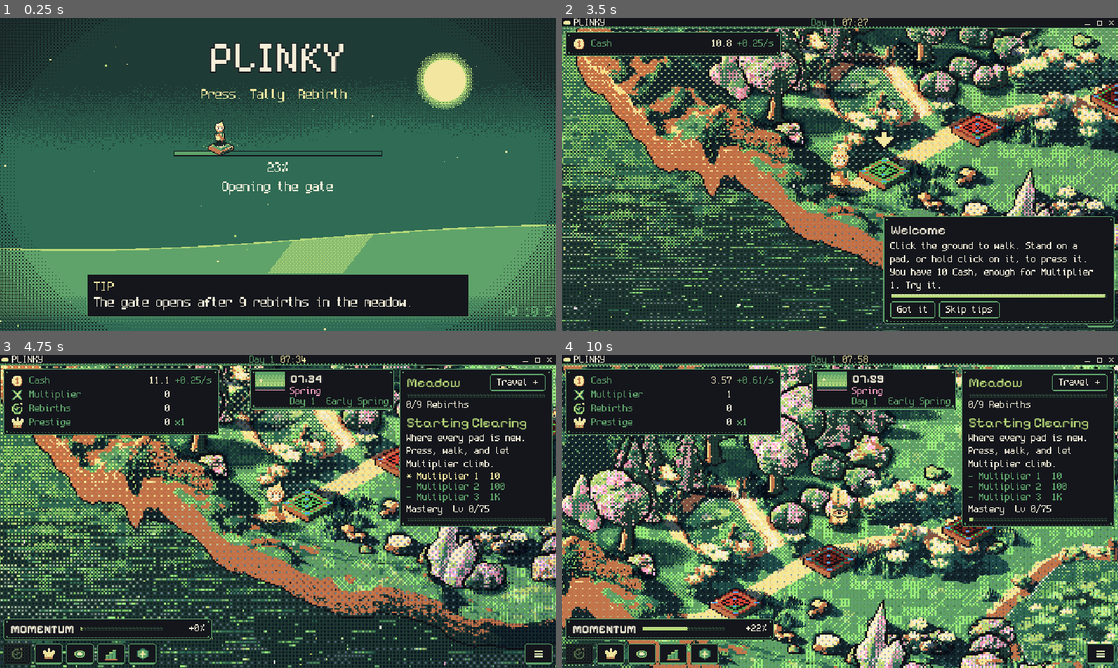
Above: before the commit, frames 1-4 (two rows, left to right).
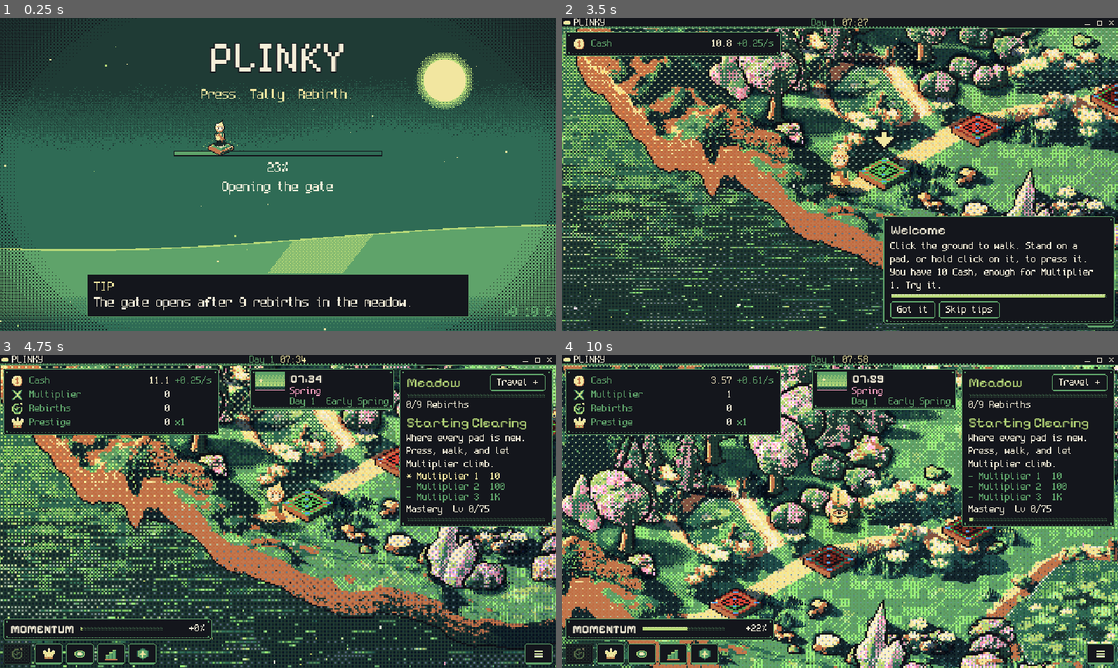
Above: after the commit, the same moments.

Repository: FreezingShock/Plinky
Game: Godot game, scene res://boot/boot.tscn
The game is run twice, just before and just after one commit, with the same random seed, the same clock (stepped at 60 frames per second) and the same inputs.
Inputs (mouse positions are in pixels of both pictures, inside the frame that each line leads up to):
- Up to frame 1 (0.25 s): no input
- Up to frame 2 (3.5 s): tap Enter (ui_accept) at 0.5, 0.77, 1.07 s; move the mouse to (962, 158) at 0.52 s; hold D 0.53-1.25 s; tap Space at 0.6 s; click (962, 158) at 0.67 s; drag from (728, 190) to (812, 237) at 1.27 s; move the mouse to (895, 105) at 2.02 s; hold D 2.03-2.75 s; tap 2 at 2.1 s; click (840, 212) at 2.75 s
- Up to frame 3 (4.75 s): click "Skip tips" at 3.5 s; drag from (250, 574) to (111, 464) at 4.27 s
- Up to frame 4 (10 s): move the mouse to (1006, 558) at 5.02 s; hold A (plinky_left) 5.03-5.75 s; tap 1 at 5.1 s; tap Enter (ui_accept) at 5.27, 5.57, 8.27, 8.57 s; tap R at 5.75 s; drag from (973, 411) to (756, 433) at 5.77 s; move the mouse to (789, 480) at 6.52 s; hold Escape (plinky_back) 6.53-7.25 s; tap 3 at 6.6 s; click (789, 480) at 6.67 s; drag from (979, 417) to (728, 527) at 7.27 s; move the mouse to (962, 495) at 8.02 s; hold W (plinky_up) 8.03-8.75 s; tap C at 8.1 s; drag from (728, 527) to (812, 574) at 8.77 s; move the mouse to (895, 442) at 9.52 s; hold Escape (plinky_back) from 9.53 s (still down); tap Shift at 9.6 s

The runs differ from the first frame. In frame 1, less than 0.1% of the frame differs, in the area x 98-100%, y 92-96%; in frame 2, 0.2%, in the area x 48-100%, y 21-56%; in frame 3, 0.1%; in frame 4, 0.1%.

Commit message:
Night: solid cool tint with a soft ladder instead of a two-tone checkerboard
Co-Authored-By: Claude Sonnet 5.5 <noreply@anthropic.com>
Claude-Session: https://claude.ai/code/session_01Pmx9dS5Y4SYwdq4ZJpRtSw

Diff:
--- a/core/build_info.gd
+++ b/core/build_info.gd
@@ -3,7 +3,7 @@
 ## Single source of truth for the game version (docs/versioning.md). Shown on the boot screen and the Update Log, stamped on feedback notes. Keep in step with the
 ## export presets' file_version / short_version and the release tag.
 
-const VERSION: String = "0.10.5"
+const VERSION: String = "0.10.6"
 
 const CHANGELOG_PATH: String = "res://CHANGELOG.md"
 
--- a/data/sky_config.gd
+++ b/data/sky_config.gd
@@ -65,7 +65,7 @@
 ## 1 texel edge light on the sun side of trees, bushes and rocks, 0..1.
 @export var rim_strength: float = 0.85
 
-## Share of texels the night shade covers at full night, 0..1. Kept apart from night_strength so the model stays smooth.
+## Night shade scale, 0..1 (full night = 0.8 reaches the solid tint). Kept apart from night_strength so the model stays smooth.
 @export var night_shade: float = 0.8
 
 @export_group("Atmosphere")
--- a/render/shaders/day_night.gdshader
+++ b/render/shaders/day_night.gdshader
@@ -7,7 +7,8 @@
 // Light and shade over the meadow. Every texel is either left alone or multiplied by one of a few tints,
 // chosen by the 4x4 Bayer matrix in world texels, so the result is dither, never a smooth blend (art bible
 // sections 2 and 4). Uniforms are densities 0..1 set by SkyCycle.
-//  - night: blue shade, two depths.
+//  - night: one solid cool tint over the whole frame. Only where it thins (the edge of a light pool, dusk and dawn)
+//    does it step through one intermediate tint by Bayer, so night reads as a calm tone, never as a checkerboard.
 //  - grade: the time-of-day colour grade (peach at sunrise, gold in the afternoon, orange and magenta at dusk).
 //  - rain: cool grey.
 //  - lights: pools around lanterns, shrine, gate, pads and the walker. Inside a pool the night shade thins out
@@ -51,13 +52,25 @@
 	}
 	pool = clamp(pool * pool_strength, 0.0, 1.0);
 	vec3 m = vec3(1.0);
-	float n = night * (1.0 - pool);
-	if (thr < n) {
-		m *= (thr < n * 0.6) ? deep_tint : night_tint;
+	// night: a solid cool multiply. The tint ladder is clear, soft, full; a texel sits on one rung, or dithers
+	// between two neighbours while the dark is changing (pool edges, dusk, dawn), and the neighbours are close.
+	float dk = clamp(night * (1.0 - pool) / 0.8, 0.0, 1.0);
+	float lv = dk * 2.0;
+	float lo = floor(lv);
+	float rung = lo + ((thr < fract(lv)) ? 1.0 : 0.0);
+	if (rung > 1.5) {
+		m *= mix(vec3(1.0), night_tint, 0.62);
+	} else if (rung > 0.5) {
+		m *= mix(vec3(1.0), night_tint, 0.3);
 	}
-	// warm cast inside a pool, only while it is dark enough to matter (dither on the offset half of the matrix)
-	if (1.0 - thr < pool * (0.35 + 0.65 * night) && pool > 0.12) {
-		m *= pool_tint;
+	// warm cast inside a pool, on the same kind of ladder so the lantern is a clean glow, not a noisy blob
+	float wk = clamp(pool * (0.35 + 0.65 * night) * 2.2, 0.0, 1.0) * ((pool > 0.1) ? 1.0 : 0.0);
+	float wl = wk * 2.0;
+	float wr = floor(wl) + (((1.0 - thr) < fract(wl)) ? 1.0 : 0.0);
+	if (wr > 1.5) {
+		m *= mix(vec3(1.0), pool_tint, 0.8);
+	} else if (wr > 0.5) {
+		m *= mix(vec3(1.0), pool_tint, 0.4);
 	}
 	// grade uses the opposite half of the matrix so it reads as a second, offset pattern
 	if (1.0 - thr < grade_amount) {
Not shown, changed: export_presets.cfg
Not shown, changed: CHANGELOG.md
Not shown, changed: docs/decisions.md
